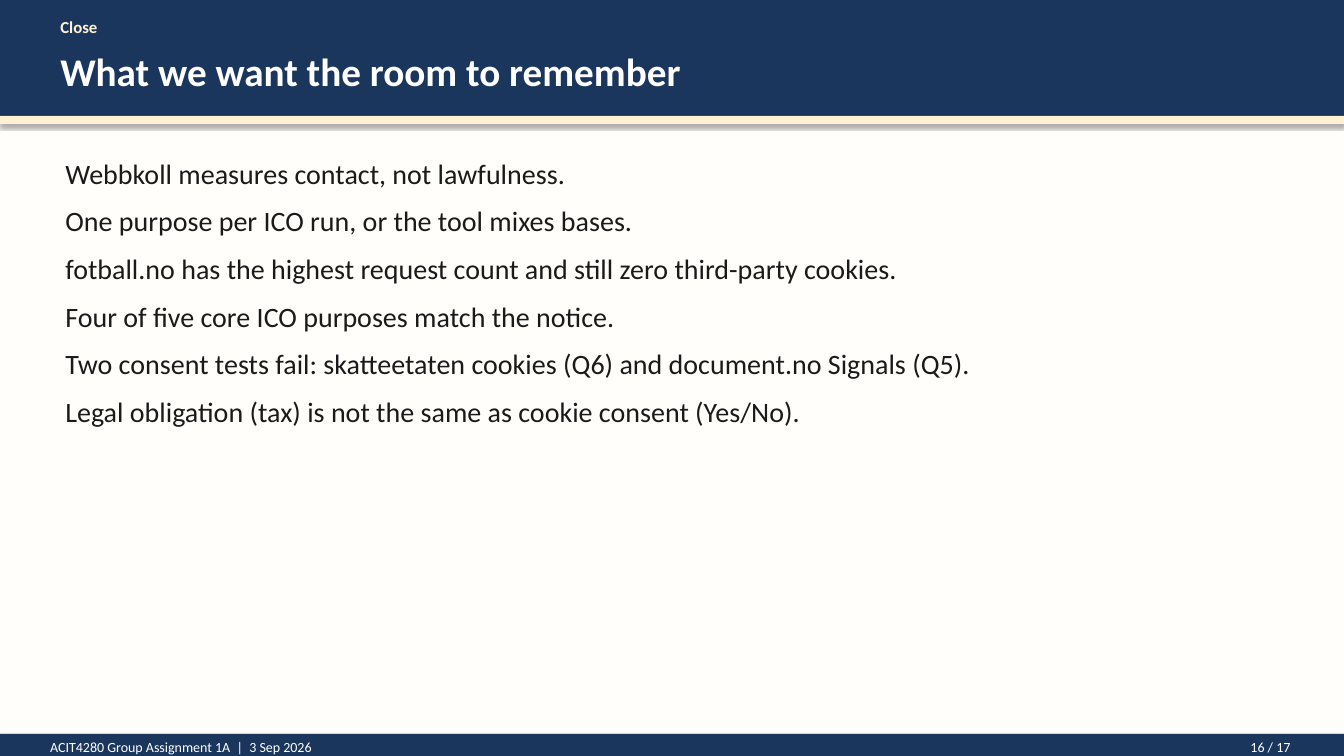
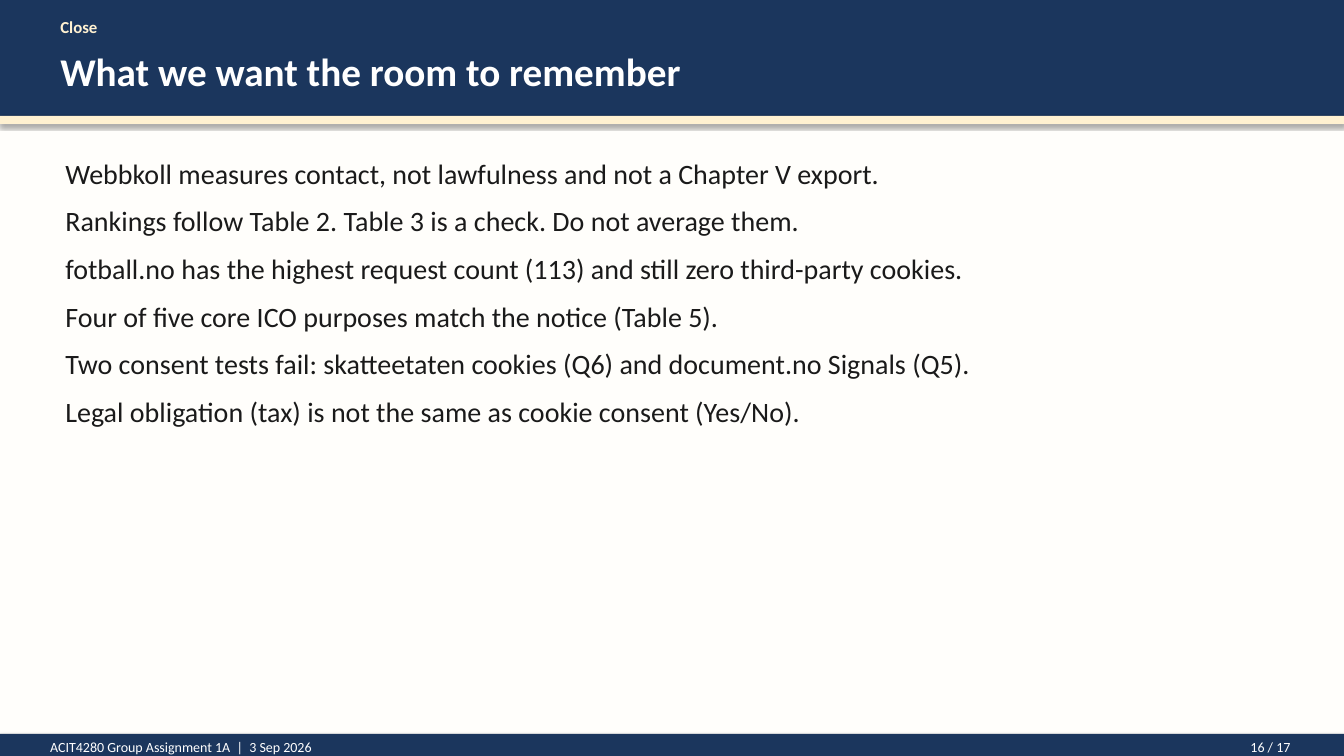
Before and after one commit to kasa031/Bacheloroppgave, a slide deck: slide 16 of ACIT4280_1A_presentation.pptx. Drawn at 1344x756 pixels with LibreOffice and Linux fonts; fonts in the diff are those of the drawing. Boxes give left, top, right and bottom in pixels: in the first picture for what was removed or moved away, otherwise in the second. Text is boxed around its words. In the diff, an @@ line names an element or a change of style, - is before the commit and + after.

```diff
--- a/ACIT4280_1A_presentation.pptx
+++ b/ACIT4280_1A_presentation.pptx
@@ text at bbox=[65, 164, 962, 332]: text changed @@
-Webbkoll measures contact, not lawfulness.
-One purpose per ICO run, or the tool mixes bases.
-fotball.no has the highest request count and still zero third-party cookies.
-Four of five core ICO purposes match the notice.
+Webbkoll measures contact, not lawfulness and not a Chapter V export.
+Rankings follow Table 2. Table 3 is a check. Do not average them.
+fotball.no has the highest request count (113) and still zero third-party cookies.
+Four of five core ICO purposes match the notice (Table 5).
```
Also in this commit, not shown: 9 other slides changed, 4 other files.
